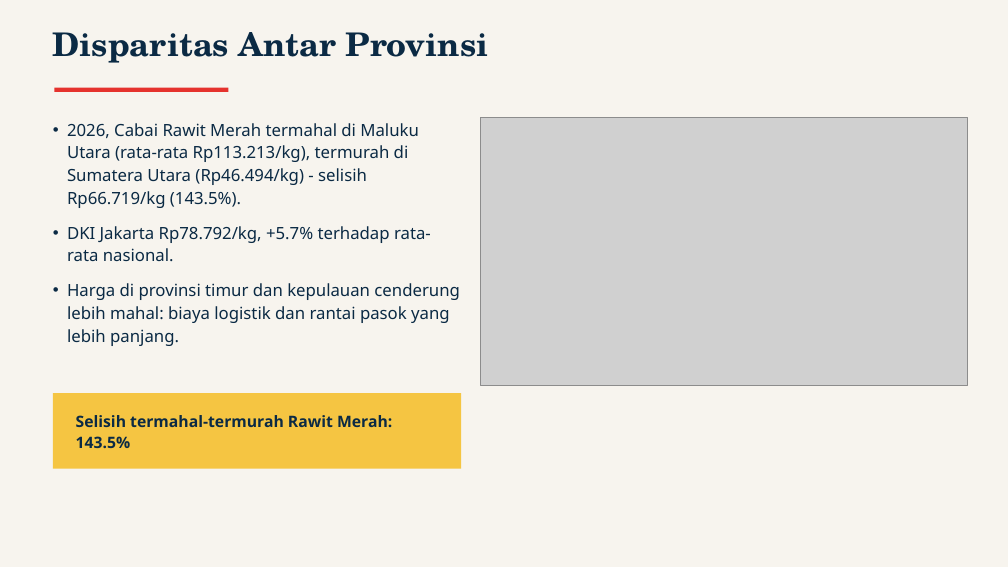
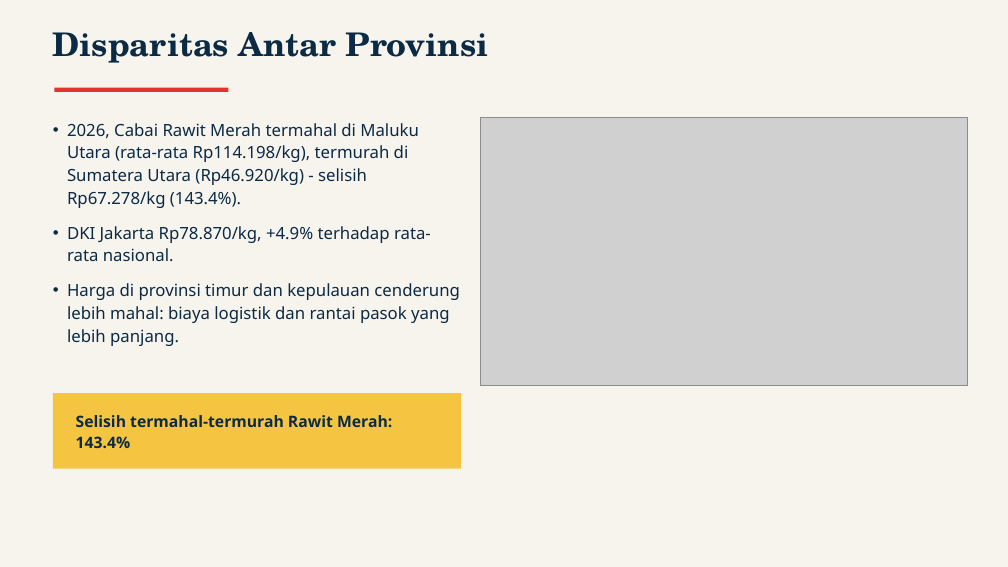
Before and after one commit to baghizash/harga-cabai-indonesia-2026, a slide deck: slide 7 of Portofolio-Analisis-Harga-Cabai.pptx. Drawn at 1008x567 pixels with LibreOffice and Linux fonts; fonts in the diff are those of the drawing; grey boxes stand for pictures. Boxes give left, top, right and bottom in pixels: in the first picture for what was removed or moved away, otherwise in the second. Text is boxed around its words. In the diff, an @@ line names an element or a change of style, - is before the commit and + after.

```diff
--- a/Portofolio-Analisis-Harga-Cabai.pptx
+++ b/Portofolio-Analisis-Harga-Cabai.pptx
@@ text at (x1=67, y1=123, x2=431, y2=261): text changed @@
-• 2026, Cabai Rawit Merah termahal di Maluku Utara (rata-rata Rp113.213/kg), termurah di Sumatera Utara (Rp46.494/kg) - selisih Rp66.719/kg (143.5%).
-• DKI Jakarta Rp78.792/kg, +5.7% terhadap rata-rata nasional.
+• 2026, Cabai Rawit Merah termahal di Maluku Utara (rata-rata Rp114.198/kg), termurah di Sumatera Utara (Rp46.920/kg) - selisih Rp67.278/kg (143.4%).
+• DKI Jakarta Rp78.870/kg, +4.9% terhadap rata-rata nasional.
@@ text at (x1=76, y1=415, x2=392, y2=448): text changed @@
-Selisih termahal-termurah Rawit Merah: 143.5%
+Selisih termahal-termurah Rawit Merah: 143.4%
```
Also in this commit, not shown: 6 other slides changed.
